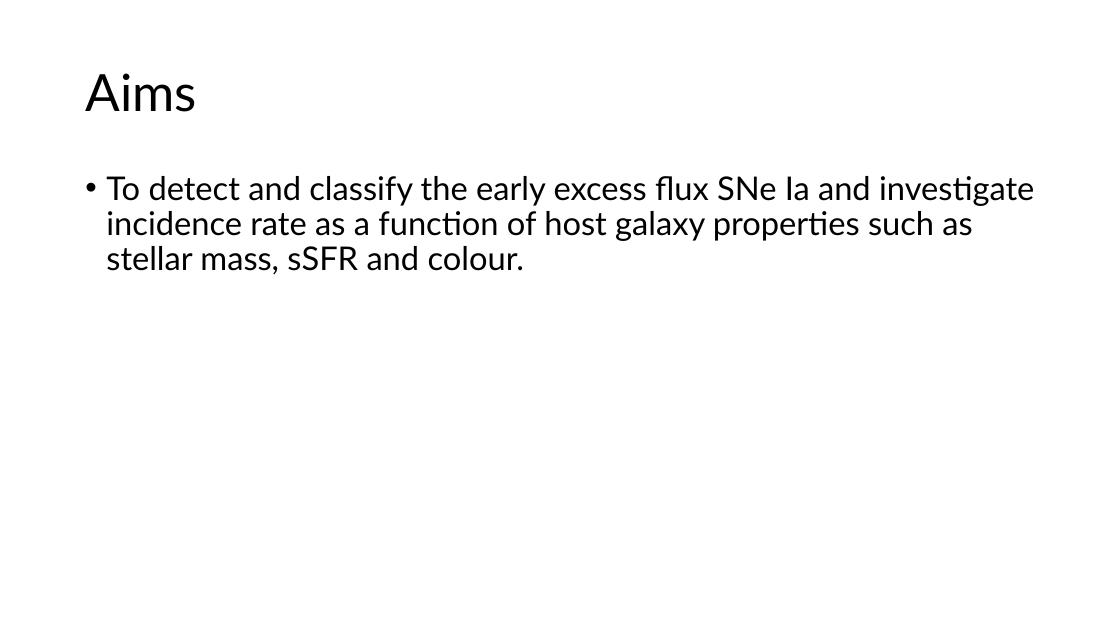
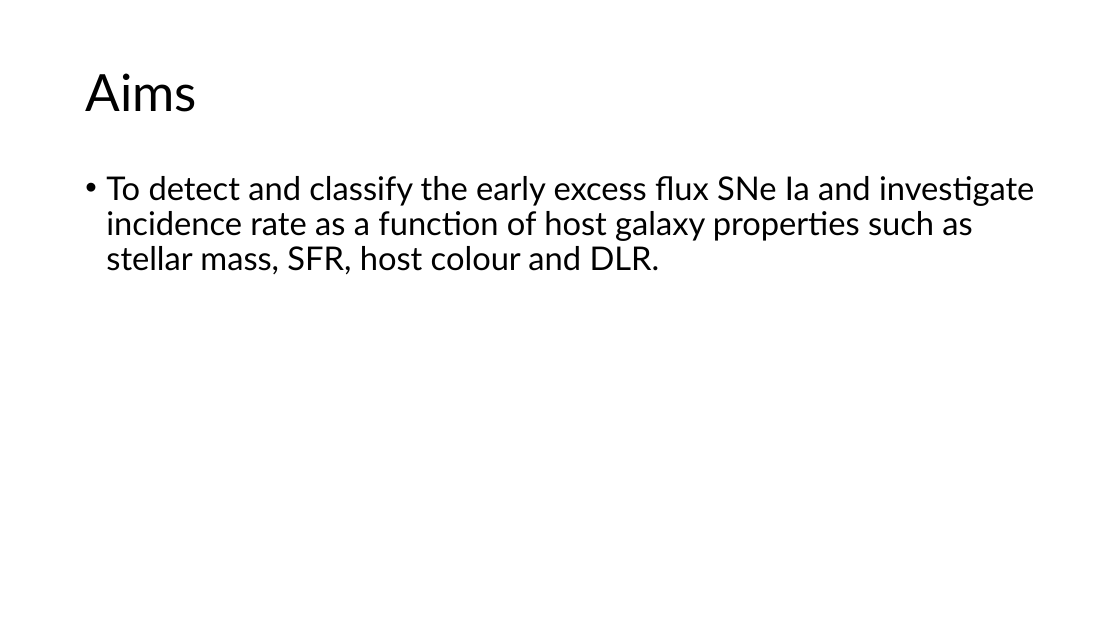
Before and after one commit to Webd0g/Honours_Project, a slide deck: slide 8 of Portfolio/presentation_skeleton/Oral_Presentation_Skeleton.pptx. Drawn at 1120x630 pixels with LibreOffice and Linux fonts; fonts in the diff are those of the drawing; background and template pictures are left out. Boxes give left, top, right and bottom in pixels: in the first picture for what was removed or moved away, otherwise in the second. Text is boxed around its words. In the diff, an @@ line names an element or a change of style, - is before the commit and + after.

```diff
--- a/Portfolio/presentation_skeleton/Oral_Presentation_Skeleton.pptx
+++ b/Portfolio/presentation_skeleton/Oral_Presentation_Skeleton.pptx
@@ text at [106, 176, 1034, 275]: text changed @@
-• To detect and classify the early excess flux SNe Ia and investigate incidence rate as a function of host galaxy properties such as stellar mass, sSFR and colour.
+• To detect and classify the early excess flux SNe Ia and investigate incidence rate as a function of host galaxy properties such as stellar mass, SFR, host colour and DLR.
```
Also in this commit, not shown: 2 other slides changed, 14 other files.
